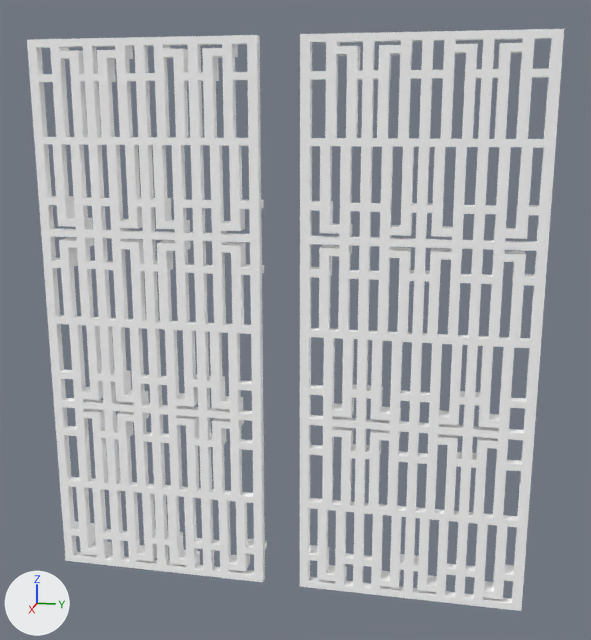
Renders of the glTF model public/window/139.gltf from each side of a commit.
Both versions are drawn from a 50 mm lens placed at (40.7, 8.9, 11.0), pointed at (-0.3, 0.7, 0.8). The lights are fixed; the arrows at lower left show +X, +Y and +Z. Where no turn or scale is listed for an object, it has been applied to the vertices.

Script lines for the objects in view, before the commit:
```python
mat_wood = principled_material('wood')
mat_wood.base_color = (1.0, 1.0, 1.0)  # white #ffffff
mat_wood.metallic = 1.0
mat_wood.roughness = 1.0
me_139_001 = bpy.data.meshes.new('139.001')
me_139_001.from_pydata(...)  # 7892 vertices, 16648 faces; spans x -0.5..0.5, y -13.0..13.1, z -14.3..14.9
me_139_001.materials.append(mat_wood)  # white #ffffff
ob_139_001 = bpy.data.objects.new('139.001', me_139_001)
ob_139_001.location = (0.0, 0.0, 0.0)
```
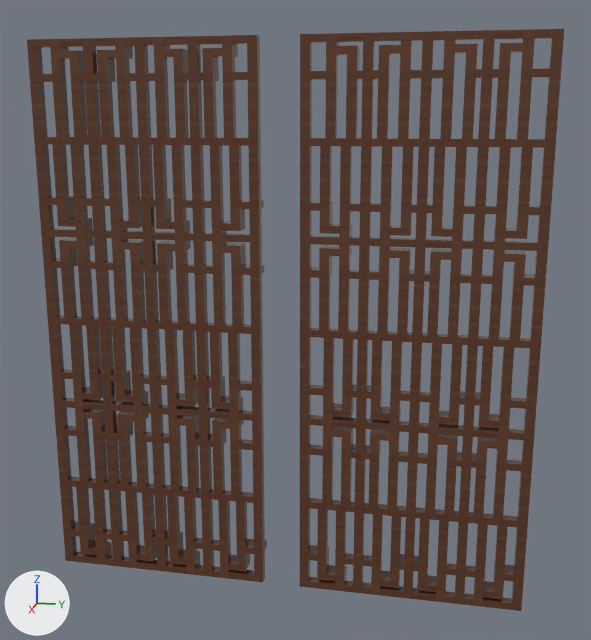
Patch to the scene script:
```diff
--- a/public/window/139.gltf.py
+++ b/public/window/139.gltf.py
@@ img_e__zb_zhichan_asset_pradipta_mondal_desktop_blender_my__assets_textures_normals @@
+img_e__zb_zhichan_asset_pradipta_mondal_desktop_blender_my__assets_textures_normals = load_image('E:\\zb\\zhichan\\asset\\Pradipta Mondal\\Desktop\\blender\\my  assets\\textures\\normals', '_unpacked/E__zb_zhichan_asset_Pradipta_Mondal_Desktop_blender_my__assets_textures_normals', 900, 900, 'Non-Color')
@@ img_e__zb_zhichan_asset_pradipta_mondal_desktop_blender_my__assets_textures_diffuse @@
+img_e__zb_zhichan_asset_pradipta_mondal_desktop_blender_my__assets_textures_diffuse = load_image('E:\\zb\\zhichan\\asset\\Pradipta Mondal\\Desktop\\blender\\my  assets\\textures\\diffuse', '_unpacked/E__zb_zhichan_asset_Pradipta_Mondal_Desktop_blender_my__assets_textures_diffuse', 900, 900, 'sRGB')
@@ img_e__zb_zhichan_asset_pradipta_mondal_desktop_blender_my__assets_textures_reflection @@
+img_e__zb_zhichan_asset_pradipta_mondal_desktop_blender_my__assets_textures_reflection = load_image('E:\\zb\\zhichan\\asset\\Pradipta Mondal\\Desktop\\blender\\my  assets\\textures\\reflection', '_unpacked/E__zb_zhichan_asset_Pradipta_Mondal_Desktop_blender_my__assets_textures_reflection', 900, 900, 'Non-Color')
@@ mat_wood @@
 mat_wood = bpy.data.materials.new('wood')
-# nodes: BsdfPrincipled, OutputMaterial
-# colours: white #ffffff
+# nodes: BsdfPrincipled, Mapping x3, Math, NormalMap, OutputMaterial, SeparateColor, TexImage x3, UVMap x3
+# uses the picture img_e__zb_zhichan_asset_pradipta_mondal_desktop_blender_my__assets_textures_diffuse
+# uses the picture img_e__zb_zhichan_asset_pradipta_mondal_desktop_blender_my__assets_textures_normals
+# uses the picture img_e__zb_zhichan_asset_pradipta_mondal_desktop_blender_my__assets_textures_reflection
```

Location of each change, [x1, y1, x2, y2] in pixels of the pictures (591 x 640 px):
'139.001', surface changed (white to brown): [27, 29, 564, 611] in both
